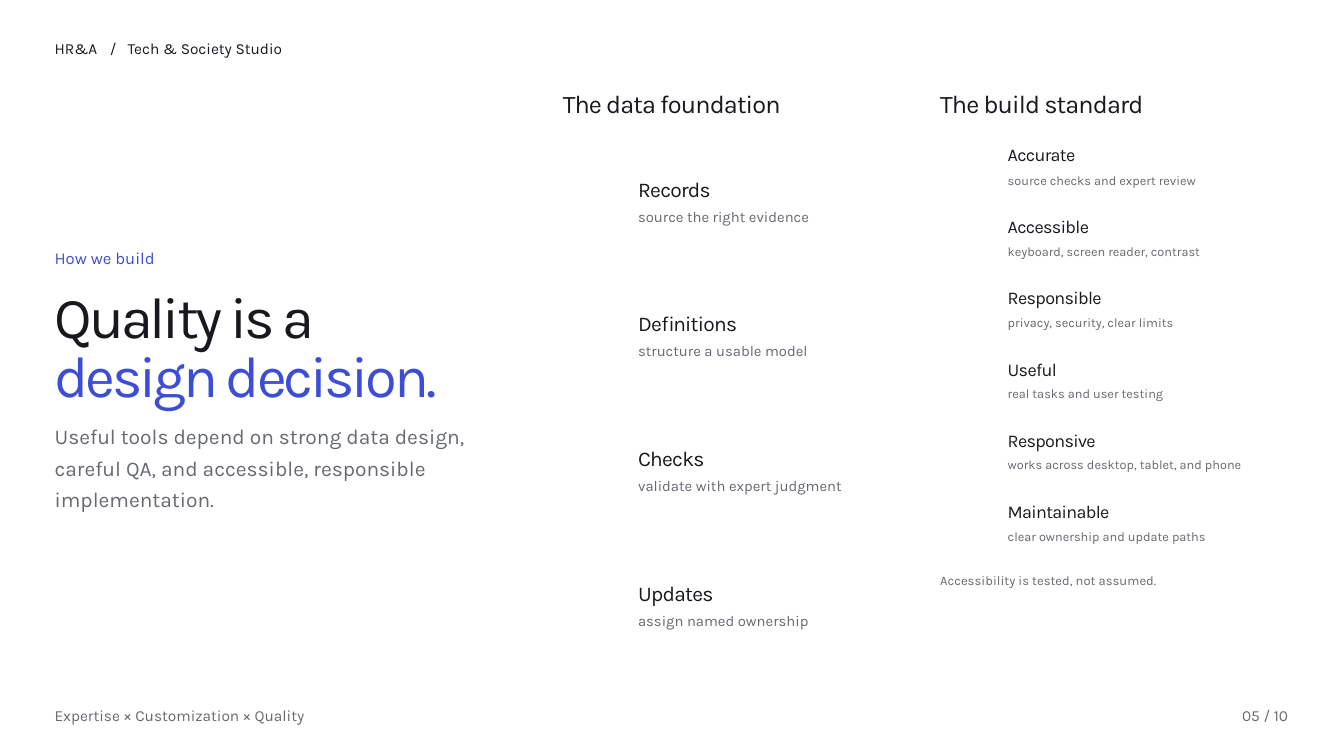
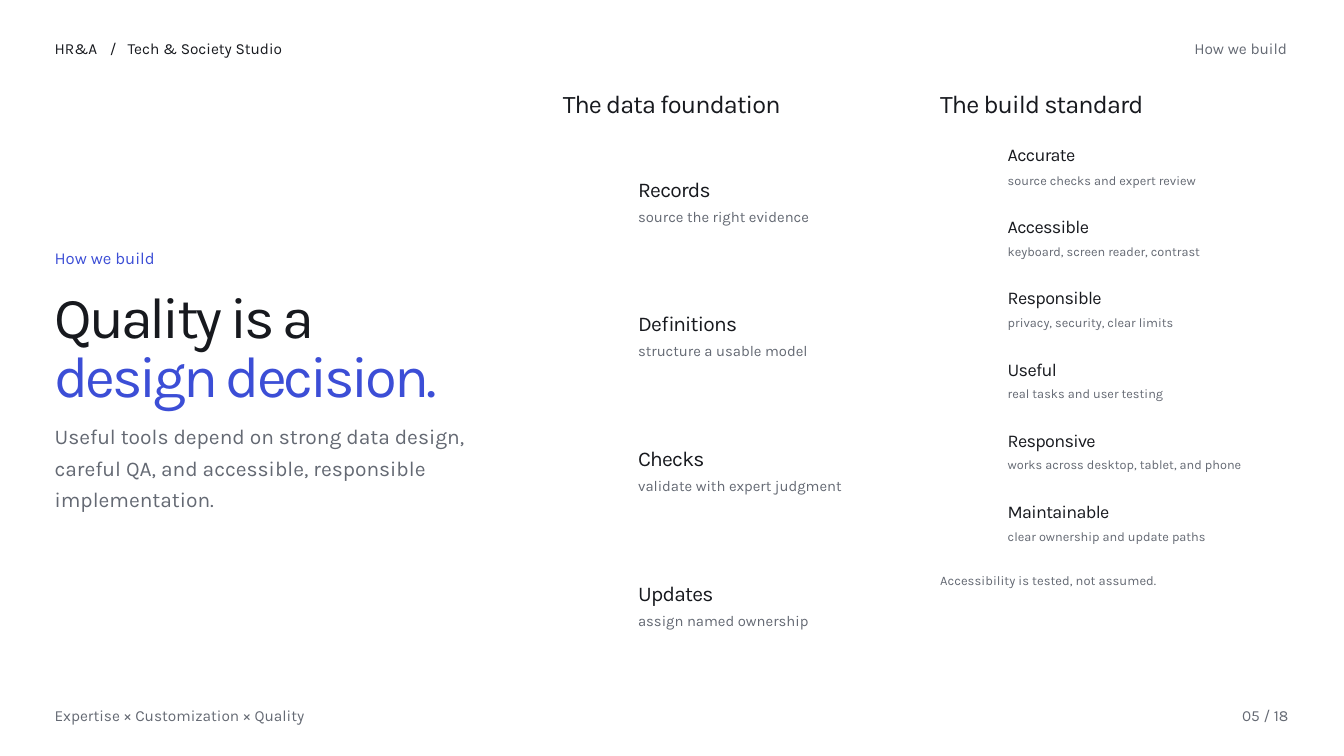
Before and after one commit to Alphaam/cc-chatbot-dev, a slide deck: slide 5 of public/presentation/studio-editable.pptx. Drawn at 1344x756 pixels with LibreOffice and Linux fonts; fonts in the diff are those of the drawing; background and template pictures are left out. Boxes give left, top, right and bottom in pixels: in the first picture for what was removed or moved away, otherwise in the second. Text is boxed around its words. In the diff, an @@ line names an element or a change of style, - is before the commit and + after.

```diff
--- a/public/presentation/studio-editable.pptx
+++ b/public/presentation/studio-editable.pptx
@@ text added at [1194, 43, 1287, 54], 13.2 pt, text #646973 @@
+How we build
@@ text at [1242, 711, 1289, 721]: text changed @@
-05 / 10
+05 / 18
```
Also in this commit, not shown: 6 other slides changed, 11 slides added, 3 slides removed, 6 other files.
